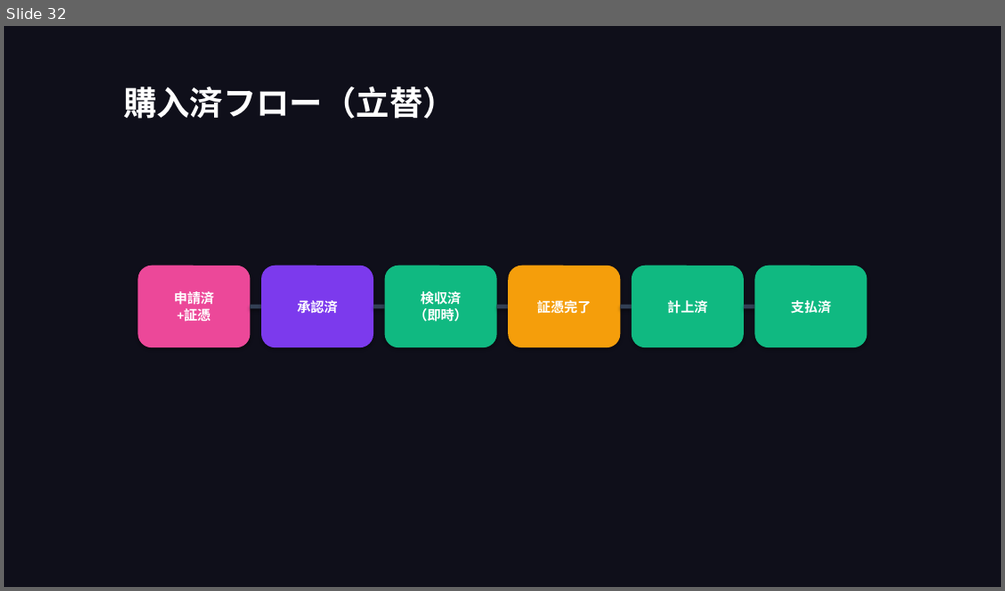
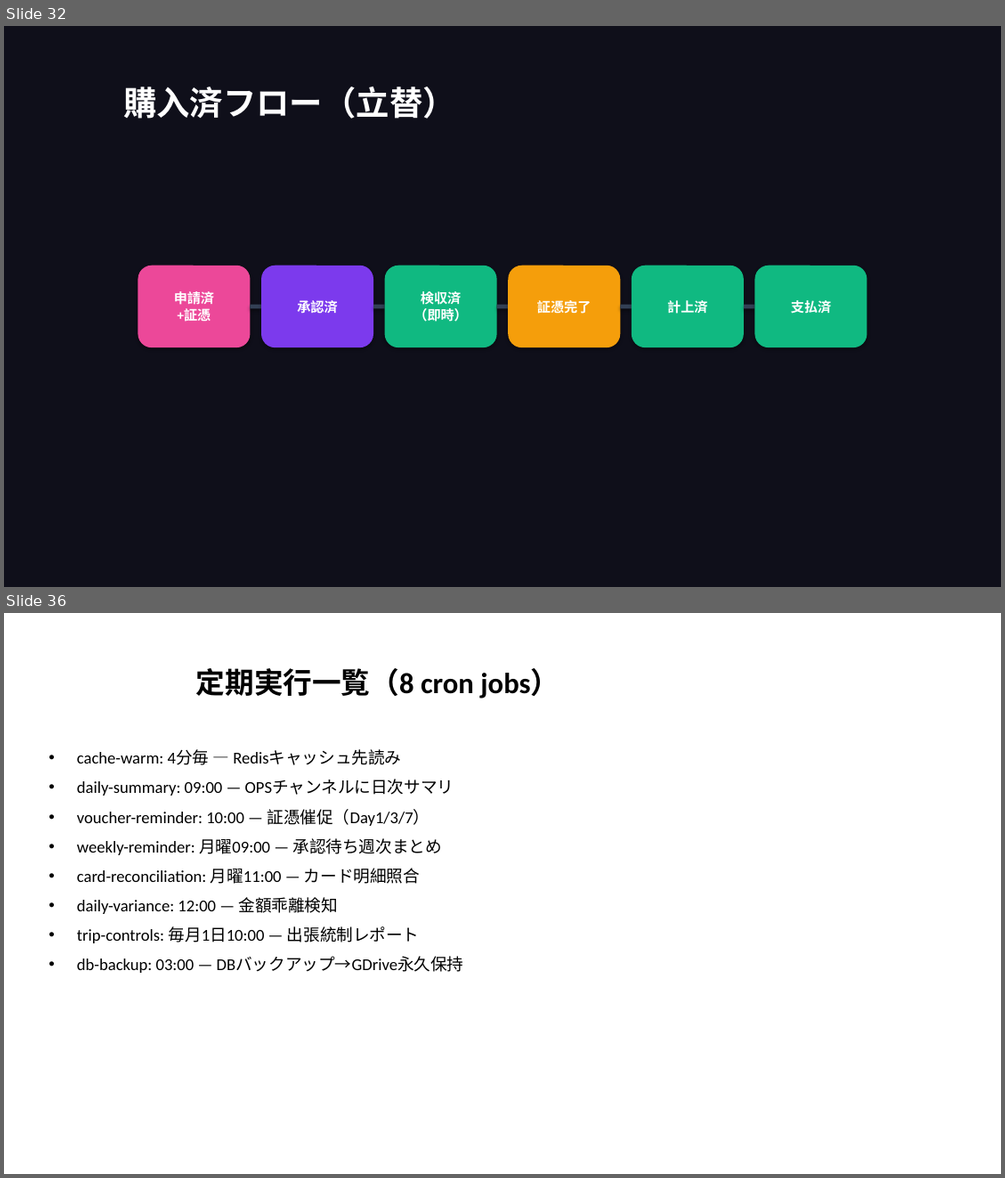
Before and after one commit to takeshiizawa123/next-procurement-poc, a slide deck: docs/operational-guide.pptx. Shown one above the other, each under a label of ours: slide 32 before the commit, slides 32 and 36 after it; the slides between them are not shown. The pictures are 1005x591 and 1005x1178 pixels, drawn with LibreOffice and Linux fonts; fonts in the diff are those of the drawing. Boxes give left, top, right and bottom in pixels: in the first picture for what was removed or moved away, otherwise in the second. Text is boxed around its words. In the diff, an @@ line names an element or a change of style, - is before the commit and + after.

```diff
--- a/docs/operational-guide.pptx
+++ b/docs/operational-guide.pptx
@@ slide 36 added at [4,613,1001,1174], background #FFFFFF @@
@@ title added at [196,668,559,698], 28 pt, text #000000, bold @@
+定期実行一覧（8 cron jobs）
@@ text added at [77,750,464,973], 16 pt, text #000000 @@
+• cache-warm: 4分毎 — Redisキャッシュ先読み
+• daily-summary: 09:00 — OPSチャンネルに日次サマリ
+• voucher-reminder: 10:00 — 証憑催促（Day1/3/7）
+• weekly-reminder: 月曜09:00 — 承認待ち週次まとめ
+• card-reconciliation: 月曜11:00 — カード明細照合
+• daily-variance: 12:00 — 金額乖離検知
+• trip-controls: 毎月1日10:00 — 出張統制レポート
+• db-backup: 03:00 — DBバックアップ→GDrive永久保持
```
Also in this commit, not shown: 2 slides changed, 2 other slides added, 3 other files.
